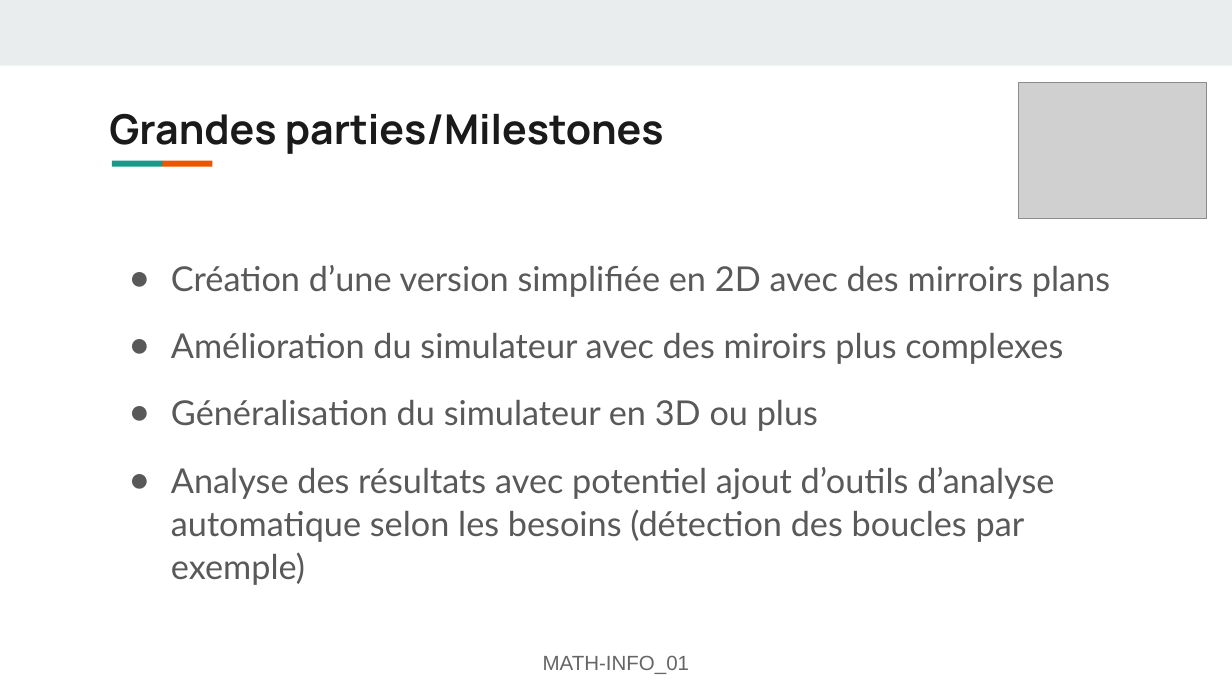
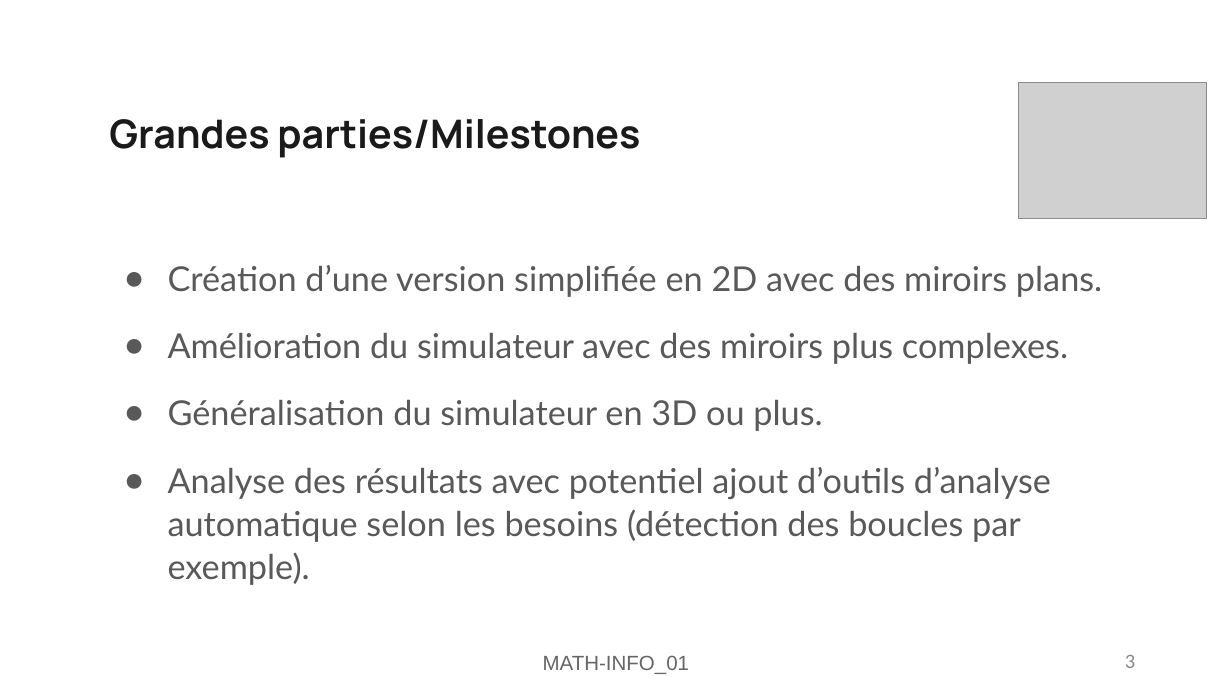
Before and after one commit to FlashOnFire/MirrorVerse, a slide deck: slide 3 of project_managment/pres2/MATH-INFO_01-Présentation-mirror-verse.odp. Drawn at 1232x693 pixels with LibreOffice and Linux fonts; fonts in the diff are those of the drawing; grey boxes stand for pictures. Boxes give left, top, right and bottom in pixels: in the first picture for what was removed or moved away, otherwise in the second. Text is boxed around its words. In the diff, an @@ line names an element or a change of style, - is before the commit and + after.

```diff
--- a/project_managment/pres2/MATH-INFO_01-Présentation-mirror-verse.odp
+++ b/project_managment/pres2/MATH-INFO_01-Présentation-mirror-verse.odp
@@ rectangle removed at (0,0,1232,65) @@
@@ title "Grandes parties/Milestones" at (109,119,640,158): size 24.1 to 23 pt; line spacing 0.9 to 1 @@
@@ rectangle removed at (112,160,163,166) @@
@@ rectangle removed at (161,160,212,166) @@
@@ text at (168,265,1102,585): text changed @@
-● Création d’une version simplifiée en 2D avec des mirroirs plans
-● Amélioration du simulateur avec des miroirs plus complexes
-● Généralisation du simulateur en 3D ou plus
-● Analyse des résultats avec potentiel ajout d’outils d’analyse automatique selon les besoins (détection des boucles par exemple)
+● Création d’une version simplifiée en 2D avec des miroirs plans.
+● Amélioration du simulateur avec des miroirs plus complexes.
+● Généralisation du simulateur en 3D ou plus.
+● Analyse des résultats avec potentiel ajout d’outils d’analyse automatique selon les besoins (détection des boucles par exemple).
@@ page number added at (1125,655,1135,668), 12 pt, text #898989 @@
+3
```
Also in this commit, not shown: 11 other slides changed, 5 other files.
